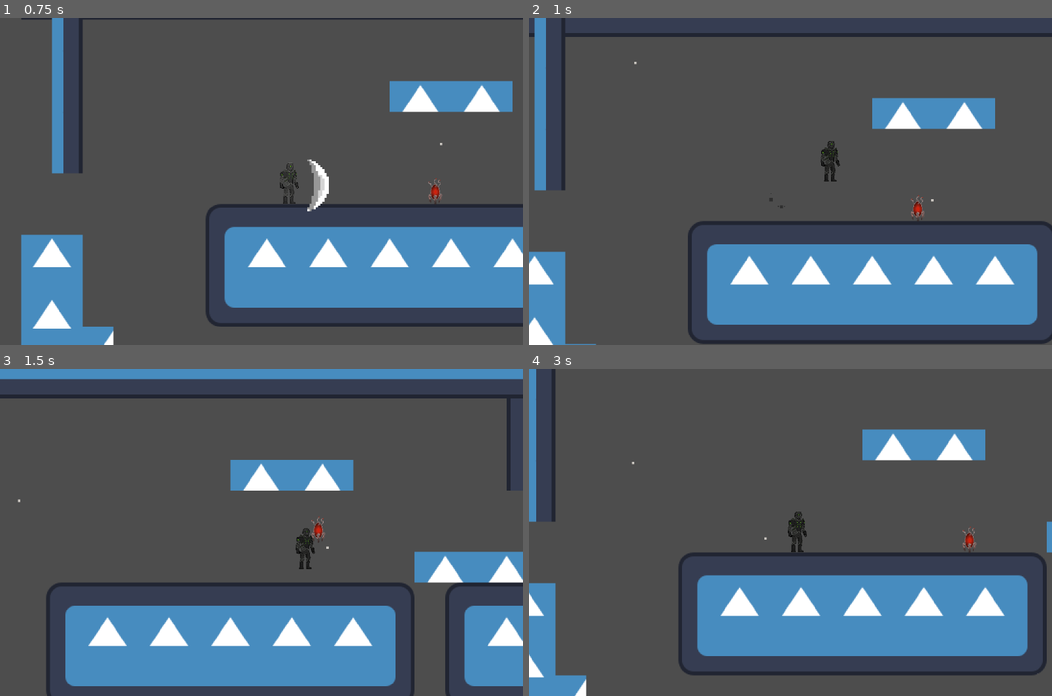
Above: before the commit, frames 1-4 (two rows, left to right).
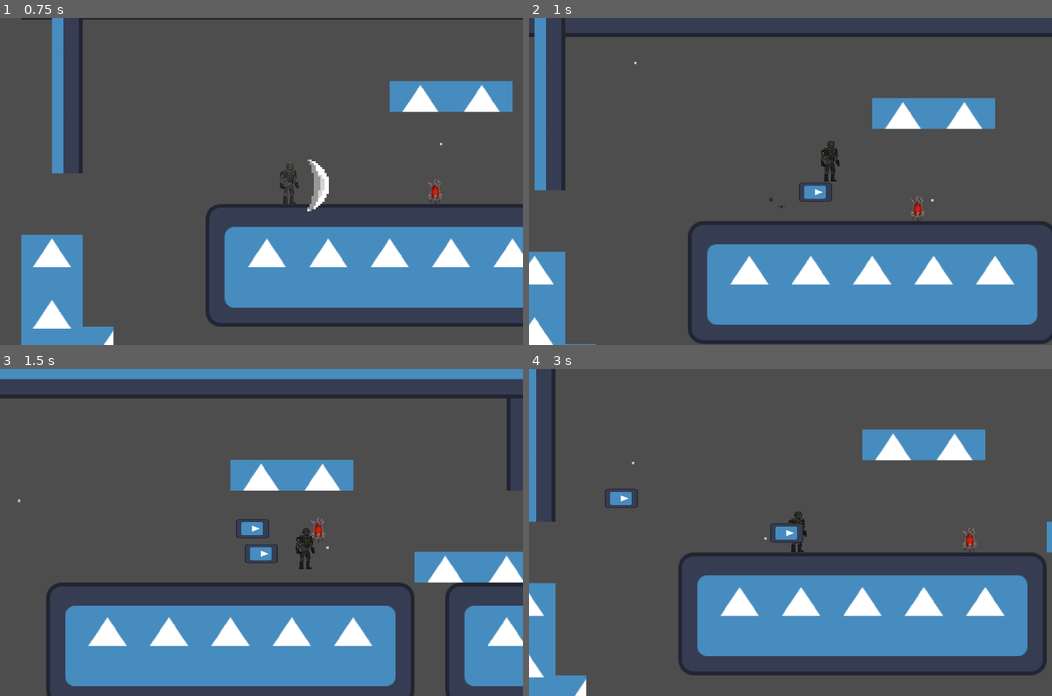
Above: after the commit, the same moments.

Repository: Rowan-Nag/Metroidvania
Game: Godot game, scene res://node_2d.tscn
Same seed, same stepped clock (60 frames per second), same inputs: the game is played once before the commit and once after it. The engine's default icon, where the game draws it, is replaced by a stand-in: a white triangle on a blue panel in a dark square.
Inputs (mouse positions are in pixels of both pictures, inside the frame that each line leads up to):
- Up to frame 1 (0.75 s): move the mouse to (376, 165) at 0.52 s; hold D (Right) from 0.53 s (still down); click (376, 165) at 0.6 s
- Up to frame 2 (1 s): keep holding D (Right); tap Space (Jump) at 0.77 s; right-click (905, 165) at 0.8 s
- Up to frame 3 (1.5 s): keep holding D (Right); move the mouse to (156, 548) at 1.27 s; right-click (156, 548) at 1.35 s
- Up to frame 4 (3 s): tap Space (Jump) at 1.52 s; click (685, 548) at 1.55 s; move the mouse to (842, 460) at 2.02 s; release D (Right) at 2.03 s; hold A (Left) 2.03-2.78 s; click (842, 460) at 2.1 s; right-click (842, 460) at 2.3 s; move the mouse to (764, 597) at 2.77 s; hold D (Right) from 2.78 s (still down); right-click (764, 597) at 2.85 s

Frame 1 is identical in both runs. In frame 2, 0.2% of the frame differs, in the area x 51-58%, y 50-57%; in frame 3, 0.4%; in frame 4, 0.5%, in the area x 14-86%, y 36-55%.

Commit message:
Squashed commit of the following:
commit 8daa1ec0c98a699bb109e01f7de4901b51d9faef
Author: Rowan-Nag <rowan_nag@icloud.com>
Date:   Sun Jan 28 20:13:59 2024 -0500

    re-added rocket input

commit 50b1c60d685fd2c12579eb1ca730c40376af3ae5
Merge: e1af39d 065beca
Author: Rowan Nag <rowan_nag@icloud.com>
Date:   Sun Jan 28 20:12:05 2024 -0500

    Merge pull request #2 from Rowan-Nag/projectiles

    Projectiles to Main

commit 065becaf5ebe573bbf535e3778cce24fd6ba280a
Merge: bcd94eb e1af39d
Author: Rowan Nag <rowan_nag@icloud.com>
Date:   Sun Jan 28 20:11:54 2024 -0500

    Merge branch 'main' into projectiles

commit bcd94eb0e4c52d6530ac2cf5b16031b3988d1c03
Author: Rowan-Nag <rowan_nag@icloud.com>
Date:   Sun Jan 28 20:06:11 2024 -0500

    Create crosshairs.png.import

commit f654f96403b083059048ee91c0b320989f277892
Author: NolanYou <nolanyou35@gmail.com>
Date:   Sun Jan 28 18:49:33 2024 -0600

    update proj with cursor rocket, rocket.tscn

commit 6e79290f9a0615777c71570f6df7832ae4a82ed3
Author: NolanYou <nolanyou35@gmail.com>
Date:   Sun Jan 28 18:41:31 2024 -0600

    init proj

commit e1af39d7970300f1f417437578be8df2a8c522e5
Merge: b2aef3b c8a0759
Author: Rowan Nag <rowan_nag@icloud.com>
Date:   Thu Jan 25 22:00:19 2024 -0500

    Merge pull request #1 from Rowan-Nag/walljump

    I added my first thing :) enjoy walljumping!

Diff:
--- /dev/null
+++ b/Cursor.gd
@@ -0,0 +1,11 @@
+extends AnimatedSprite2D
+
+
+# Called when the node enters the scene tree for the first time.
+func _ready():
+	pass # Replace with function body.
+
+
+# Called every frame. 'delta' is the elapsed time since the previous frame.
+func _process(delta):
+	pass
--- /dev/null
+++ b/Rocket.gd
@@ -0,0 +1,15 @@
+extends CharacterBody2D
+
+
+const SPEED = 300.0
+const JUMP_VELOCITY = -400.0
+
+# Get the gravity from the project settings to be synced with RigidBody nodes.
+var gravity = ProjectSettings.get_setting("physics/2d/default_gravity")
+
+func _physics_process(delta):
+	var collision = move_and_collide(velocity * delta)
+	if(collision):
+		if(collision.get_collider() is Enemy):
+			collision.get_collider().take_damage(5, 3)
+		queue_free()
--- a/Scripts/Player.gd
+++ b/Scripts/Player.gd
@@ -26,6 +26,8 @@
 
 @onready var jumpParticles = preload("res://Particles/jump_particles.tscn")
 @onready var attack1 = preload("res://attack1.tscn")
+#TODO: fix this fuckign thing
+@onready var rocket1 = preload("res://rocket.tscn")
 
 func _physics_process(delta):
 
@@ -64,7 +66,15 @@
 		if(velocity.y < 0):
 			velocity.y *= 0.7
 	if Input.is_action_just_pressed("Attack") and stunTimer.is_stopped():
+		print("attack")
 		attack()
+
+
+	if Input.is_action_just_pressed("Rocket") and stunTimer.is_stopped():
+		print("rocket")
+		rocket()
+
+	# Get Input Direction
 
 
 
@@ -109,6 +119,15 @@
 		modulate = Color.RED
 	else:
 		modulate = Color.WHITE
+
+func rocket():
+	var k_rocket = rocket1.instantiate()
+	add_child(k_rocket)
+
+
+	k_rocket.velocity.x = sign(get_local_mouse_position().x) * 300
+	k_rocket.position = global_position
+
 func attack():
 	var attack = attack1.instantiate()
 	add_child(attack)
--- a/project.godot
+++ b/project.godot
@@ -43,6 +43,11 @@
 "events": [Object(InputEventMouseButton,"resource_local_to_scene":false,"resource_name":"","device":-1,"window_id":0,"a …(258 unchanged characters)…
 ]
 }
+Rocket={
+"deadzone": 0.5,
+"events": [Object(InputEventMouseButton,"resource_local_to_scene":false,"resource_name":"","device":-1,"window_id":0,"alt_pressed":false,"shift_pressed":false,"ctrl_pressed":false,"meta_pressed":false,"button_mask":2,"position":Vector2(117, 10),"global_position":Vector2(123, 72),"factor":1.0,"button_index":2,"canceled":false,"pressed":true,"double_click":false,"script":null)
+]
+}
 
 [layer_names]
 
--- /dev/null
+++ b/rocket.tscn
@@ -0,0 +1,38 @@
+[gd_scene load_steps=5 format=3 uid="uid://d0yvm6akxb83a"]
+
+[ext_resource type="Script" path="res://Rocket.gd" id="1_oafeh"]
+[ext_resource type="Texture2D" uid="uid://v7hnvxuq177q" path="res://icon.svg" id="2_vru4a"]
+
+[sub_resource type="SpriteFrames" id="SpriteFrames_jh0qr"]
+animations = [{
+"frames": [{
+"duration": 1.0,
+"texture": ExtResource("2_vru4a")
+}],
+"loop": true,
+"name": &"default",
+"speed": 5.0
+}]
+
+[sub_resource type="CapsuleShape2D" id="CapsuleShape2D_abtux"]
+
+[node name="Rocket" type="CharacterBody2D"]
+top_level = true
+scale = Vector2(1, 1)
+collision_layer = 2
+collision_mask = 9
+script = ExtResource("1_oafeh")
+
+[node name="RocketSprite" type="AnimatedSprite2D" parent="."]
+position = Vector2(0.296618, 0.41951)
+rotation = 1.5708
+scale = Vector2(0.256553, 0.442134)
+sprite_frames = SubResource("SpriteFrames_jh0qr")
+
+[node name="durationTimer" type="Timer" parent="."]
+
+[node name="CollisionShape2D" type="CollisionShape2D" parent="."]
+position = Vector2(-0.386591, -0.128479)
+rotation = 1.5708
+scale = Vector2(1.82796, 1.62888)
+shape = SubResource("CapsuleShape2D_abtux")
Binary file added: crosshairs.png
Not shown, added: crosshairs.png.import
